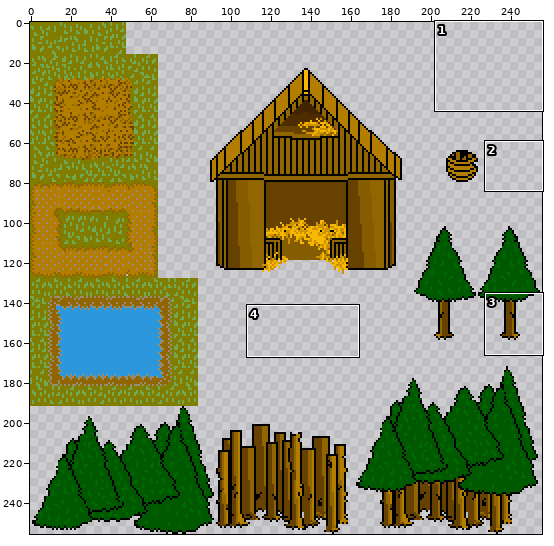
Two states of a sprite sheet, MFGJ Winter 2022/Assets/Tilesets/farmlevelassets/farmtileset.png. The picture above shows the old version from afar; the outline marks the close-up.
Close-up. As it was:
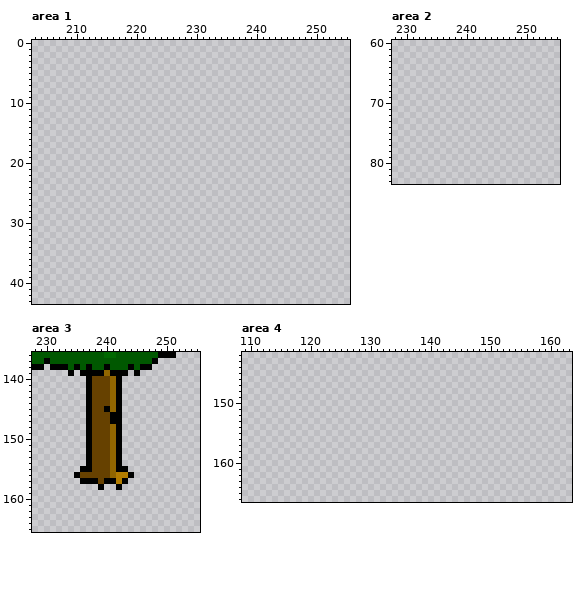
The file is 256x256 pixels. Colours within 5 levels of each other are drawn and written as one. Shown: area 1: x 203..255, y 0..43; area 2: x 228..255, y 60..83; area 3: x 228..255, y 136..165; area 4: x 109..163, y 142..166.
New version:
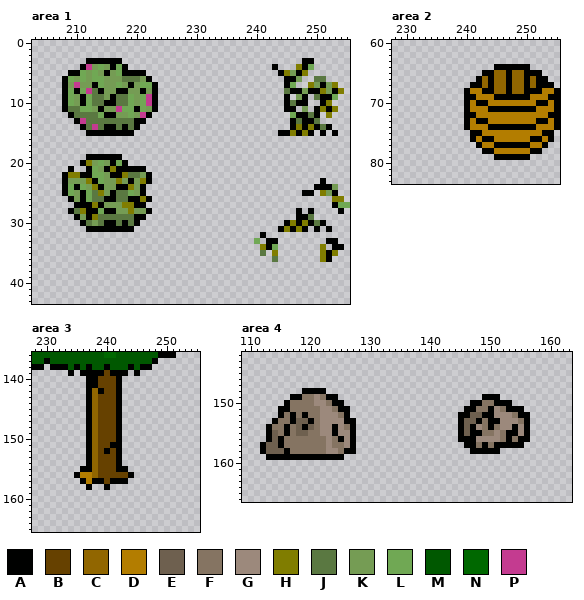
Palette (. is transparent): A #000100  B #664100  C #916600  D #b37d00  E #6e604f  F #857462  G #9c897c  H #807d00  J #5a7841  K #759c54  L #70a854  M #005800  N #006800  P #c43b90
Edits made:
Changed rows in their new state; - is an unchanged pixel.
Area 1:
first column x 208:
 3 ----AAAAAA------------------------------AA-----
 4 ---APKLKALA------------------------A---HAL-----
 5 -AALKLKAKLAAAA----------------------AHKAH------
 6 ALKLKLLKKKJJJKA----------------------AAK--JJ---
 7 AKPKKALKKLKAKLLA---------------------AL--HKAKH-
 8 ALALPJAKKAAKKAKA---------------------JAAKAAHKAH
 9 ALKALJJKAJJLKLPA---------------------A-KA-JAAL-
10 ALKALJJAAJJLKLPA---------------------AJAA--AH--
11 AJJLLKAKKPLLALKA---------------------AA-K-AHAH-
12 -AJJJJLAAKKLKPA-----------------------LAAJA-H--
13 --APJJJJJJJJAA------------------------AJAAJ----
14 ---AJPJAAJAJA-------------------------AHAHAJA--
15 ----AAAAAAAA------------------------AAHAHA-A-A-
first column x 208:
19 ----AAAAAA--------------------------------------
20 ---AHKLKALA-------------------------------------
21 -A--ALKAHAAAAA----------------------------------
22 AHHAALLKAAHJJKA---------------------------------
23 AKKKHALKKHKAKHA----------------------------A----
24 ALALKHAKKAAHKA----------------------------AAAK--
25 ALKALJHKAJJLKA--------------------------AA-HKA--
26 -AKALJJAAJJAAHA------------------------------HH-
27 --AAAHAKKKHHAA-------------------------------ALL
28 -AJHAALAAKKHKKA------------------------A-A----A-
29 --AKAHJJJJJJAA-------------------------AAJ------
30 ---AJKJAAJAJA------------------------AHAHAJA----
31 ----AAAAAAAA------------------------AHAHA-A-A---
32 ---------------------------------A--------------
33 --------------------------------L-AA--------AA--
34 ---------------------------------HAL-------H-AA-
35 ---------------------------------J-H-------HAH--
36 -----------------------------------J-------HA---
Area 2:
first column x 240:
64 -----AAAAAA-----
65 ---AACCACCAAA---
66 --ACACCACCACAA--
67 -AACACCACCACAAA-
68 ADDAACCACCAAADDA
69 AADDDAAAAAADDDAA
70 ADAADDDDDDDDAADA
71 ADDDAAAAAAAADDDA
72 AADDDDDDDDDDDDAA
73 ADAADDDDDDDDAADA
74 ADDDAAAAAAAADDDA
75 -AADDDDDDDDDDAA-
76 -ADAADDDDDDAADA-
77 --ADDAAAAAADDA--
78 ---AADDDDDDAA---
79 -----AAAAAA-----
Area 3:
first column x 236:
139 ----B---
140 --A--B--
141 --A--B--
142 --CA-B--
143 --C--B--
144 --C--B--
145 --C-BB--
146 --C--B--
147 --C--B--
148 --C--B--
149 --C--B--
150 --C--B--
151 --C--A--
152 --C-AB--
153 --C--B--
154 --C--B--
155 --C--B--
156 DDC--BBB
157 -D-AB-A-
158 -A-.A-.-
Area 4:
first column x 112:
148 -------AAAA----------------------------------
149 -----AAFFGFAA------------------------AAA-----
150 ----AFFFFGGFAA---------------------AAFFAAA---
151 ---AAFFFFFGGFAA-------------------AAFFAGFAAA-
152 ---AFAFAFFGGGFA------------------AAEEAAGGGFAA
153 --AFFAEEAFGGGGAA-----------------AEEAFAAGGGFA
154 -AFFAFEAEFGGAGFA-----------------AEAGFAFGGAGA
155 -AEFAFEEFFGGAGGA-----------------AEAAFFGFAAGA
156 -AEAFFFFFFFGFAGA-----------------AAAGGGGFAFAA
157 AEEAFFFFFFFGFFGA------------------AAFAFAAAAA-
158 AEEEAFFFFFFGGFAA-------------------AAAAA-----
159 -AAAAAAAAAAAAA-------------------------------
Pixel boxes of the changes (left, top, right, bottom) in both close-ups:
added: (62, 58, 158, 232)
added: (272, 58, 344, 136)
added: (254, 178, 350, 262)
added: (464, 64, 560, 160)
changed: (80, 370, 128, 490)
added: (260, 388, 356, 460)
added: (458, 394, 530, 454)
